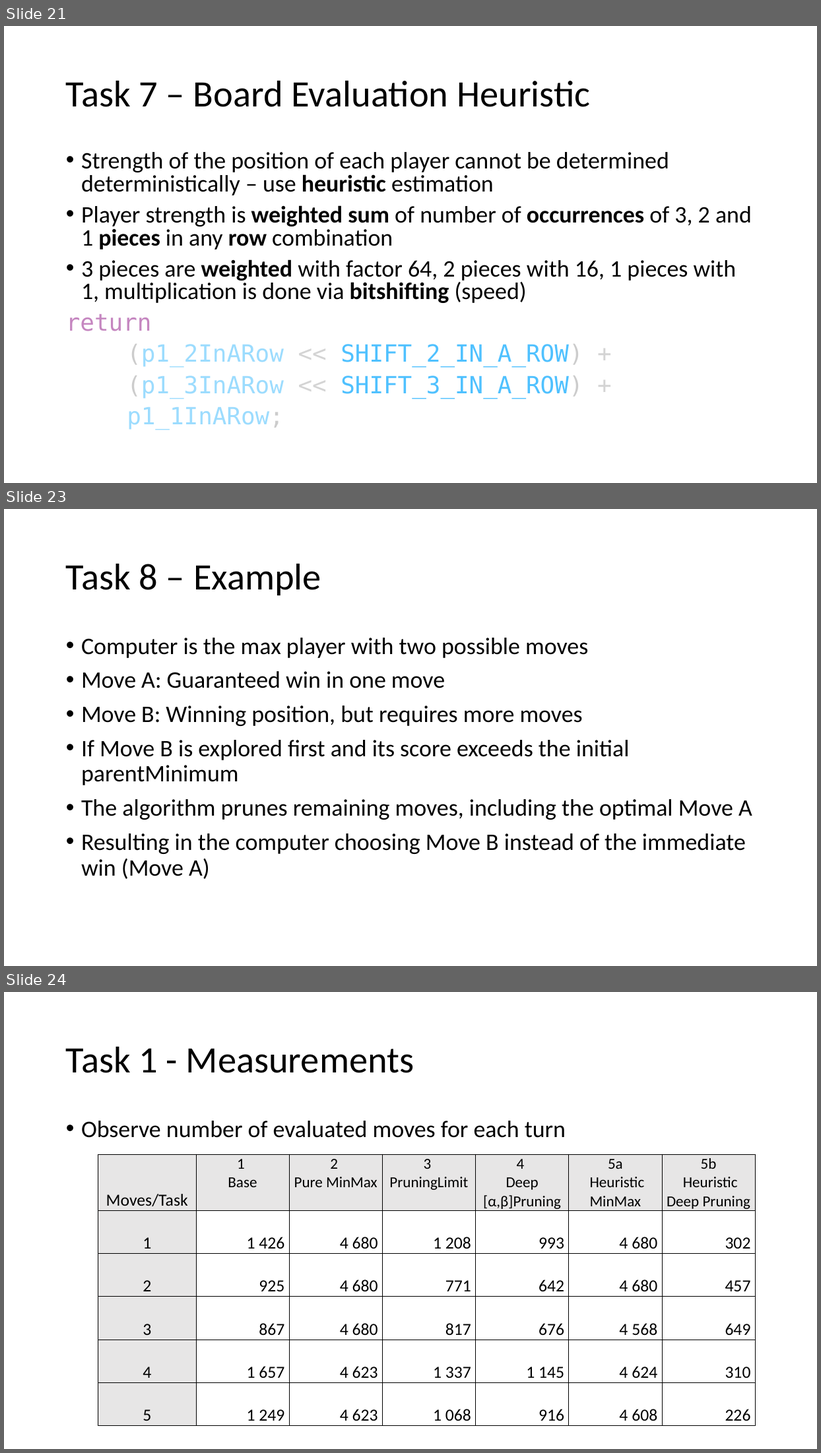
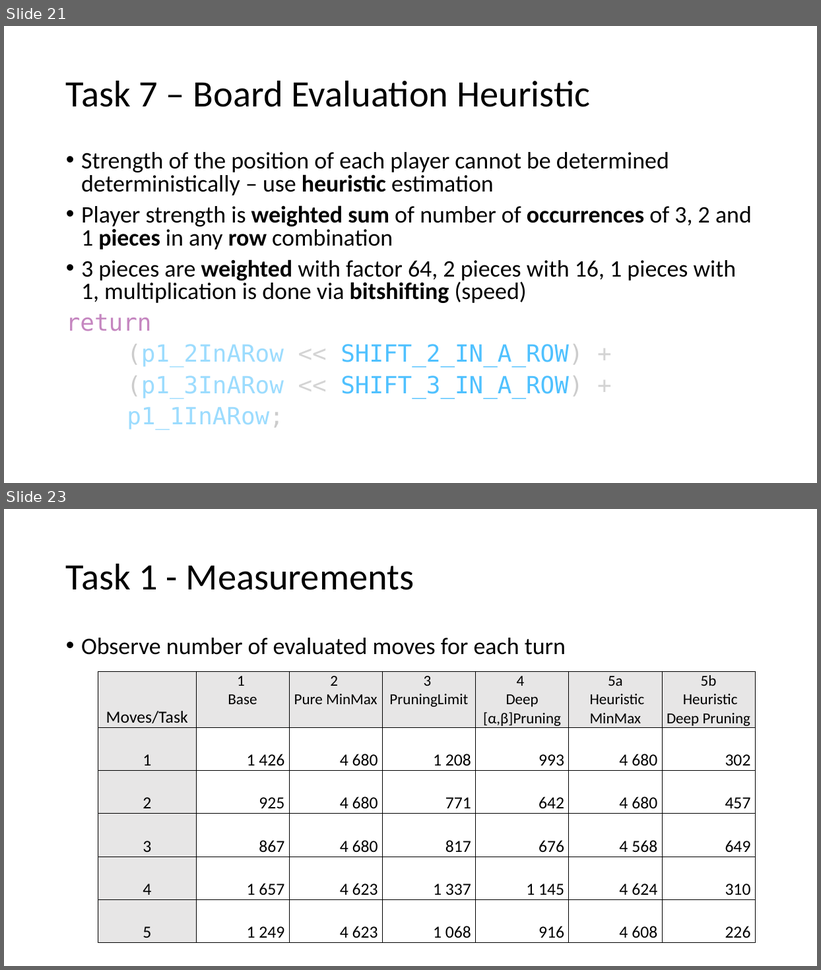
Before and after one commit to XaverB/connect-four, a slide deck: doc/ConnectFourPresentationDraft.pptx. Shown one above the other, each under a label of ours: slides 21, 23 and 24 before the commit, slides 21 and 23 after it; the slides between them are not shown. The pictures are 821x1453 and 821x970 pixels, drawn with LibreOffice and Linux fonts; fonts in the diff are those of the drawing. Boxes give left, top, right and bottom in pixels: in the first picture for what was removed or moved away, otherwise in the second. Text is boxed around its words. In the diff, an @@ line names an element or a change of style, - is before the commit and + after.

```diff
--- a/doc/ConnectFourPresentationDraft.pptx
+++ b/doc/ConnectFourPresentationDraft.pptx
@@ slide 23 removed at (4, 509, 817, 966), background #FFFFFF @@
@@ title removed at (66, 563, 321, 595) @@
-Task 8 – Example
@@ text removed at (81, 638, 752, 879) @@
-• Computer is the max player with two possible moves
-• Move A: Guaranteed win in one move
-• Move B: Winning position, but requires more moves
-• If Move B is explored first and its score exceeds the initial parentMinimum
-• The algorithm prunes remaining moves, including the optimal Move A
-• Resulting in the computer choosing Move B instead of the immediate win (Move A)
@@ what was slide 24 is now slide 23 @@
```
Also in this commit, not shown: 2 slides changed.
